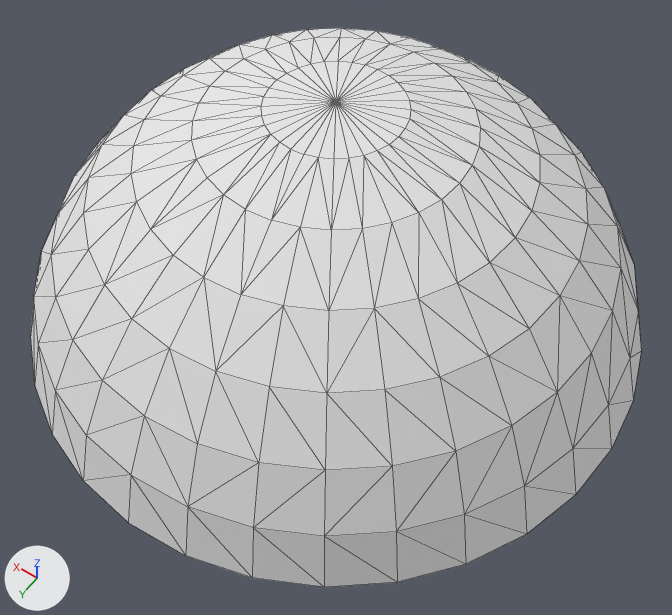
A saved change to the OBJ model public/models/fungo1.obj.
Before and after are seen from a 50 mm camera at (-0.556, 0.778, 1.223) aimed at (-0.038, 0.053, 0.084). Every picture has the same lights, and +X, +Y and +Z are marked at lower left. Mesh edges are drawn as thin lines. Where no turn or scale is listed for an object, it has been applied to the vertices.

The first picture shows 'Sfera'.
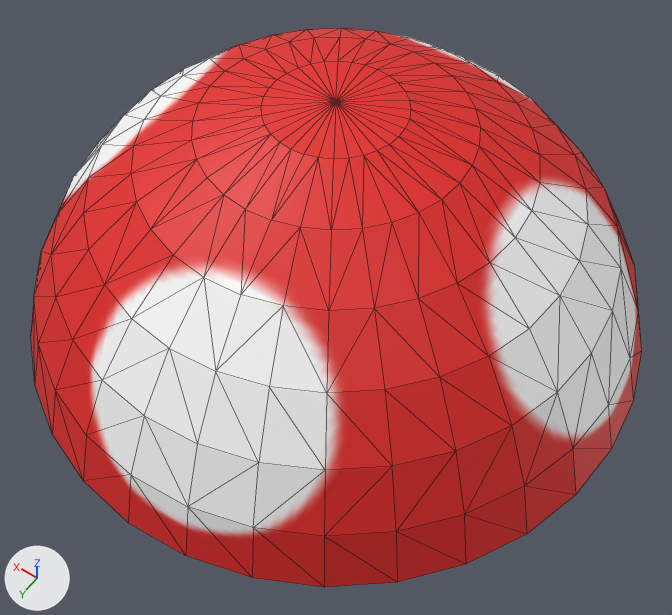
Boxes [x1, y1, x2, y2] around the edits, measured in the pictures (672 x 615 px):
'Sfera', surface changed: [31, 28, 641, 587] in both

Edits to the bpy script that builds the scene:
```text
Add img_supermariopinballtemp4_png:
    img_supermariopinballtemp4_png = load_image('SuperMarioPinballTemp4.png', '../textures/SuperMarioPinballTemp4.png', 2048, 2048, 'sRGB')
Change mat_none:
    remove mat_none.base_color = (0.8, 0.8, 0.8)  # white #e7e7e7
    add mat_none.texture = img_supermariopinballtemp4_png
    mat_none.roughness: 1.0 -> 0.526
Change me_sfera:
    where me_sfera.from_pydata(...)  # 225 vertices, 416 faces; spans x -0.49..0.49, y -0.49..0.49, z 0.031..0.433
    used by ob_sfera; location = (0.0, 0.0, 0.0)
    me_sfera part 1: 412 kept faces spanning x -0.49..0.49, y -0.49..0.49, z 0.031..0.433 get new texture (UV) coordinates
```
